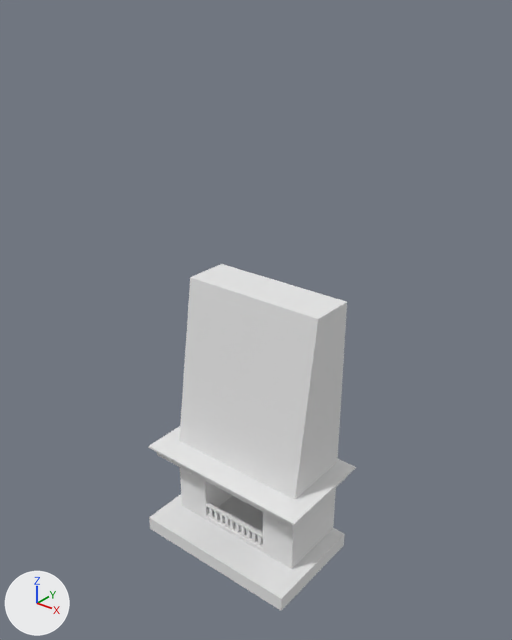
Renders of the OBJ model Assets/PropsJazmin/Sala de estar/chimenea.obj from each side of a commit.
Rendered twice from a camera (50 mm lens) standing at (20.1, -24.3, 21.7) and looking at (0.3, 0.4, 6.3). The axes (+X, +Y, +Z) are drawn at lower left. The lights are the same throughout. Where no turn or scale is listed for an object, it has been applied to the vertices.

The older version as bpy lines, for what is in view:
```python
me_chimenea = bpy.data.meshes.new('chimenea')
me_chimenea.from_pydata(...)  # 268 vertices, 256 faces; spans x -5.03..5.03, y -3.11..3.11, z -7.48..7.48
me_chimenea.materials.append(mat_chimenea_initialshadinggroup)  # white #e7e7e7
ob_chimenea = bpy.data.objects.new('chimenea', me_chimenea)
ob_chimenea.location = (0.0, 0.0, 0.0)
```
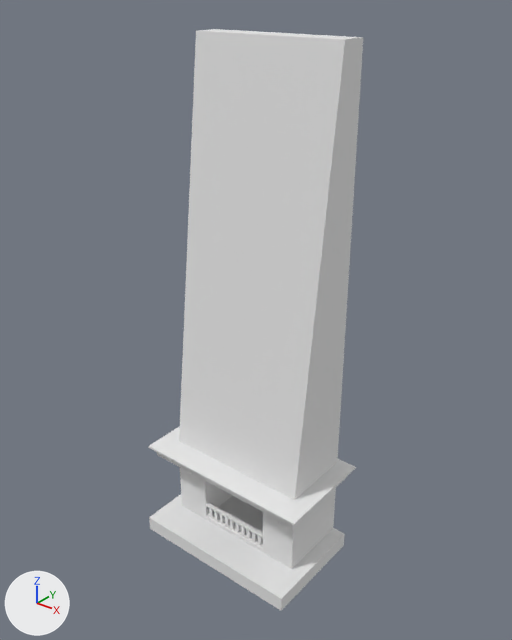
What changed in the scene script:
```text
Change me_chimenea:
    where me_chimenea.from_pydata(...)  # 268 vertices, 256 faces; spans x -5.03..5.03, y -3.11..3.11, z -7.48..7.48
    used by ob_chimenea; location = (0.0, 0.0, 0.0)
    me_chimenea part 1
    me_chimenea.vertices[108].co: (-4.03, 0.36, 7.48) -> (-4.03, 1.45, 19.37)  # pixel (190, 277) -> pixel (196, 30)
    me_chimenea.vertices[109].co: (4.03, 0.36, 7.48) -> (4.03, 1.45, 19.37)  # pixel (318, 319) -> pixel (345, 39)
    me_chimenea.vertices[110].co: (4.03, 2.84, 7.48) -> (4.03, 2.84, 19.37)  # pixel (347, 301) -> pixel (363, 37)
    me_chimenea.vertices[111].co: (-4.03, 2.84, 7.48) -> (-4.03, 2.84, 19.37)  # pixel (221, 263) -> pixel (216, 29)
```

Boxes (x1, y1, x2, y2) around the edits, measured in the pictures (512 x 640 px; the box of a moved part takes in the faces that stretch with it):
'chimenea', reshaped (68% taller): before (148, 264, 356, 611); after (148, 29, 363, 611)
part 1 of me_chimenea, moved or reshaped: before (180, 264, 347, 474); after (180, 29, 363, 474)
